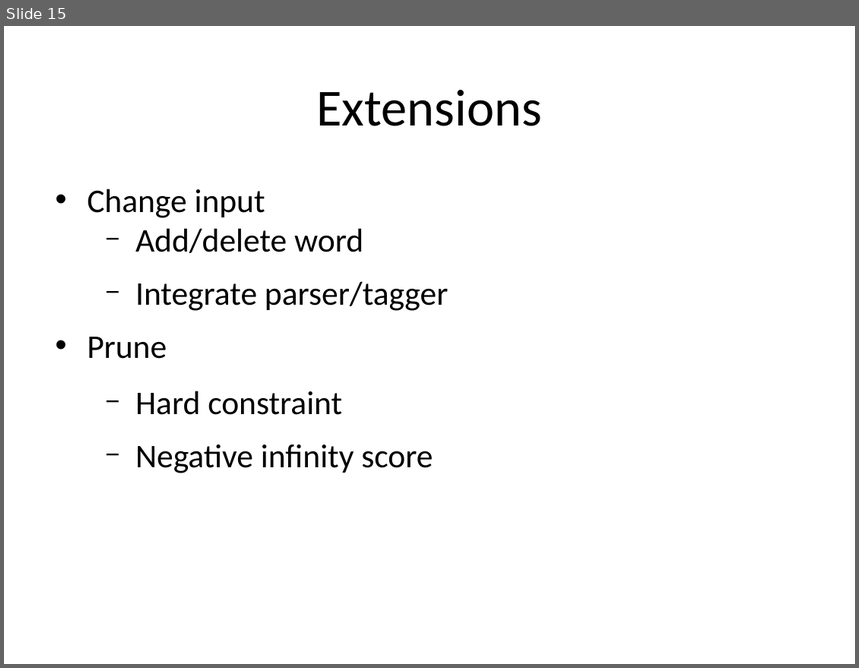
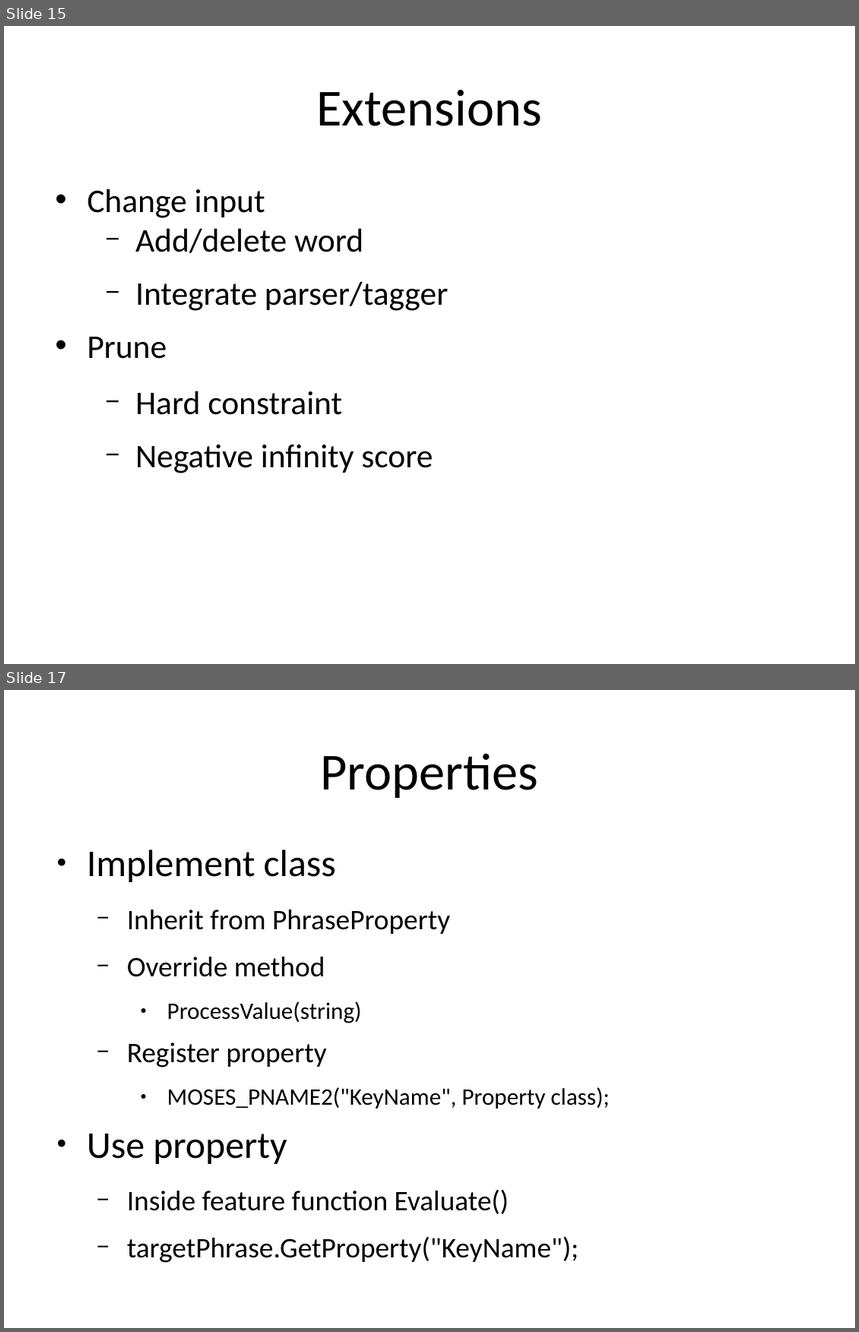
Before and after one commit to hieuhoang/papers, a slide deck: amta.2014/FeatureFunction.odp. Shown one above the other, each under a label of ours: slide 15 before the commit, slides 15 and 17 after it; the slides between them are not shown. The pictures are 859x668 and 859x1332 pixels, drawn with LibreOffice and Linux fonts; fonts in the diff are those of the drawing; background and template pictures are left out. Boxes give left, top, right and bottom in pixels: in the first picture for what was removed or moved away, otherwise in the second. Text is boxed around its words. In the diff, an @@ line names an element or a change of style, - is before the commit and + after.

Commit message:
feature functions

```diff
--- a/amta.2014/FeatureFunction.odp
+++ b/amta.2014/FeatureFunction.odp
@@ slide 17 added at box(4, 690, 855, 1328), background #FFFFFF @@
@@ title added at box(320, 753, 538, 798), 44 pt, text #000000 @@
+Properties
@@ text added at box(87, 850, 610, 1263), 24 pt, text #000000 @@
+● Implement class
+  − Inherit from PhraseProperty
+  − Override method
+    ● ProcessValue(string)
+  − Register property
+    ● MOSES_PNAME2("KeyName", Property class);
+● Use property
+  − Inside feature function Evaluate()
+  − targetPhrase.GetProperty("KeyName");
```
Also in this commit, not shown: 1 slide changed, 1 other slide added, 1 slide removed.
